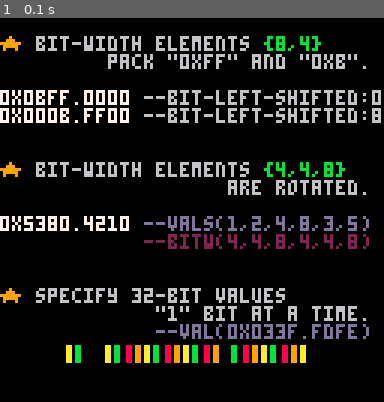
Above: before the commit, frame 1.
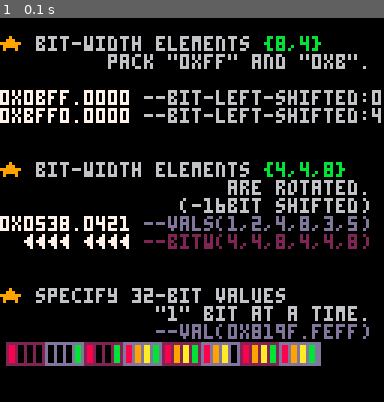
Above: after the commit, the same moment.

Repository: bitchunk/knutil
Game: PICO-8 cartridge snippet/bpack.p8
The game is run twice, just before and just after one commit, with the same random seed, the same clock (stepped at 60 frames per second) and the same inputs.
Inputs:
- Up to frame 1 (0.1 s): no input

The runs differ from the first frame. In frame 1, 5.0% of the frame differs, in the area x 1-99%, y 23-91%.

Commit message:
ビットの処理順をリトルエンディアンに変更

Diff:
--- a/snippet/bpack.p8
+++ b/snippet/bpack.p8
@@ -2,30 +2,30 @@
 version 42
 __lua__
 --bpack
---v0.1
+--v0.2a
 --@shiftalow / bitchunk
 
 --[[
 	- bpack              -- pack the value of the bit specification with bit width.
 	- @param  table  w   -- bit width table for packing.
-	- @param  number s   -- bit value to be shifted to the right before the first pack.
+	- @param  number s   -- bit value to be shifted to the left before the first pack.
 	- @param  number b   -- the value to pack.
 	- @param  number ... -- bit width to the next pack.
 	- @return number     -- return packed value.
 	- @description
-    -- by packs in the direction of low bits when multiple bit values are specified.
-    -- by setting [number s] to a negative value, bit pack can be started from the decimal point.
-    -- if there are fewer bit-width elements relative to the value to be packed, the bit-width elements are rotated.
+		- if multiple bit values are specified, pack toward the most significant bit.
+		- to start bit packing from the decimal point bit, set [number s] to a negative value.
+		- if there are fewer bit width elements for the value to pack, the bit width elements are rotated.
 ]]--
 
----- big-endian
+---- big-endian(b=0xf8a1&s=12:[f,8,a,1])
 --function bpack(w,s,b,...)
 --return b and flr(0x.ffff<<add(w,deli(w,1))&b)<<s|bpack(w,s-w[1],...) or 0
 --end
 
--- little-endian
+-- little-endian(b=0xf8a1&s=0:[1,a,8,f])
 function bpack(w,s,b,...)
-return b and flr(0x.ffff<<add(w,deli(w,1))&b)>>>s|bpack(w,s-w[#w],...) or 0
+return b and flr(0x.ffff<<add(w,deli(w,1))&b)<<s|bpack(w,s+w[#w],...) or 0
 end
 
 ----
@@ -36,18 +36,19 @@
 ?'         pack "0xff" and "0xb".\n'
 ?tostr(v,1)..'\f6 --bit-left-shifted:0',7
 
-v=bpack({8,4},8,0xff,0xb)
-?''..tostr(v,1)..'\f6 --bit-left-shifted:8',7
+v=bpack({8,4},4,0xff,0xb)
+?''..tostr(v,1)..'\f6 --bit-left-shifted:4',7
 
 
 ?'\n\n\f9★\f6 bit-width elements \fb{4,4,8}\f6'
-?'                   are rotated.\n'
-v=bpack({4,4,8},12,1,2,4,8,3,5)
+?'                   are rotated.'
+?'               (-16bit shifted)'
+v=bpack({4,4,8},-16,1,2,4,8,3,5)
 ?tostr(v,1)..'\fd --vals(1,2,4,8,3,5) ',7
-?'           \f2 --bitw(4,4,8,4,4,8) ',7
-
-
-v=bpack({1},15
+?'  ◀◀◀◀ ◀◀◀◀\f2 --bitw(4,4,8,4,4,8) ',7
+
+
+v=bpack({1},-16
 		,unpack(split(
 			'11111111'   -- from:32 to:25
 			..'01111111' -- from:24 to:17
@@ -68,6 +69,10 @@
 ?'             "1" bit at a time.'
 ?'             \fd--val('..tostr(v,1)..')\f6'
 s=''
+for i=0,7 do
+x=2
+rectfill(x+i*13,108,x+i*13+13,115,i%2==1 and 13 or 2)
+end
 for i,v in pairs({bunpack(v,15,unpack(split('11111111111111111111111111111111','')))}) do
 ?'。\+ci。\+ci。',i*3+flr((i-1)/4),106,v==1 and (i-1)%4+8 or 0
 end
@@ -75,8 +80,12 @@
 -->8
 --[[
 update history
+**v0.2a**
+- changed the bit shift direction at the start of packing (negative is toward the decimal point).
+**v0.2**
+- change the bit order to little endian.
 **v0.1**
-	- first release
+- first release
 ]]--
 
 __gfx__
--- a/snippet/bunpack.p8
+++ b/snippet/bunpack.p8
@@ -2,58 +2,61 @@
 version 42
 __lua__
 --bunpack
---v0.1
+--v0.2
 --@shiftalow / bitchunk
 
 --[[
 	- bunpack            -- slice the value with bit width.
 	- @param  number b   -- the value to slice.
-	- @param  number s   -- bit value to right-shift before the first slice.
+	- @param  number s   -- bit value to left-shift before the first slice.
 	- @param  number w   -- bit width to the first slice.
 	- @param  number ... -- bit width to the next slices.
 	- @return ...        -- returns the sliced value as a tuple.
 	- @description
-    -- by specifying the argument after [number w], a value of up to 32 bits can be sliced.
-    -- by setting [number s] to a negative value, bit slice can be started from the decimal point.
+		- by specifying the argument after [number w], a value of up to 32 bits can be sliced.
+		- set [number s] to a negative value to start the slicing from the decimal point bit.
 ]]--
 
----- big-endian
+---- big-endian(b=0xf8a1&s=12:[f,8,a,1])
 --function bunpack(b,s,w,...)
 --if w then
 --return flr(0x.ffff<<w&b>>>s),bunpack(b,s-(... or 0),...)
 --end
 --end
 
--- little-endian
+-- little-endian(b=0xf8a1&s=0:[1,a,8,f])
 function bunpack(b,s,w,...)
 if w then
-return flr(0x.ffff<<w&b<<s),bunpack(b,s-(w or 0),...)
+return flr(0x.ffff<<w&b>>>s),bunpack(b,s+(w or 0),...)
 end
 end
 ----
 cls()
 
 ?'\n\f9★\fb[0xf4]\f6 slice to'
-?'               "0xf" and "0x4"\n'
-local a,b=bunpack(0xf4,4,4,4)
-?a..' '..b,7
-
-?'\n\n\f9★\fb[0xfe83.ffff]\f6 slice with'
+?'               "0x4" and "\fc0xf\f6"\n'
+local a,b=bunpack(0xf4,0,4,4)
+?a.." \fc"..b.."\f7",7
+
+?'\n\n\f9★\fb[0xffff.\fc83\fbfe]\f6 slice with'
 ?'     bit-widths of "8" and "4"\n'
-local v={bunpack(0xfe83.ffff,8,8,8,4,4,8,4)}
+local v={bunpack(0xffff.83fe,-16,8,8,4,4,8,4)}
 local s=''
 for i,v in pairs(v) do
+if i==2 then
+v="\fc"..v.."\f7"
+end
 s..=v..' '
 end
 ?s,7
 ?'     \f6(0 if it overflows.)'
 
-?'\n\n\f9★\fb[0xf7f7.fff7]\f6 slice with 1'
+?'\n\n\f9★\fb[0xf7f7.fff\fc7\fb]\f6 slice with 1'
 ?'             bit-widths of "1"\n'
 local v={
 	bunpack(
 		0xf7f7.fff7
-		,15
+		,-16
 		,unpack(split(
 			'11111111'   -- from:32 to:25
 			..'11111111' -- from:24 to:17
@@ -63,15 +66,17 @@
 	)))}
 local s=''
 for i,v in pairs(v) do
-?'。\+ci。\+ci。',i*3,100,(v==1 and (i%4==1 and 7 or 6) or 0)
+?'。\+ci。\+ci。',i*3,100,(v==1 and (i<5 and 12 or i%4==1 and 7 or 6) or 0)
 end
 --?' (0 if it overflows.) \n'
 
 -->8
 --[[
 update history
+**v0.2**
+- change table storage order to little endian.
 **v0.1**
-	- first release
+- first release
 ]]--
 
 __gfx__
Not shown, changed: the thumbnail (__label__) section of snippet/bpack.p8
Not shown, changed: snippet/bpack.p8.png
Not shown, changed: snippet/bunpack.p8.png
